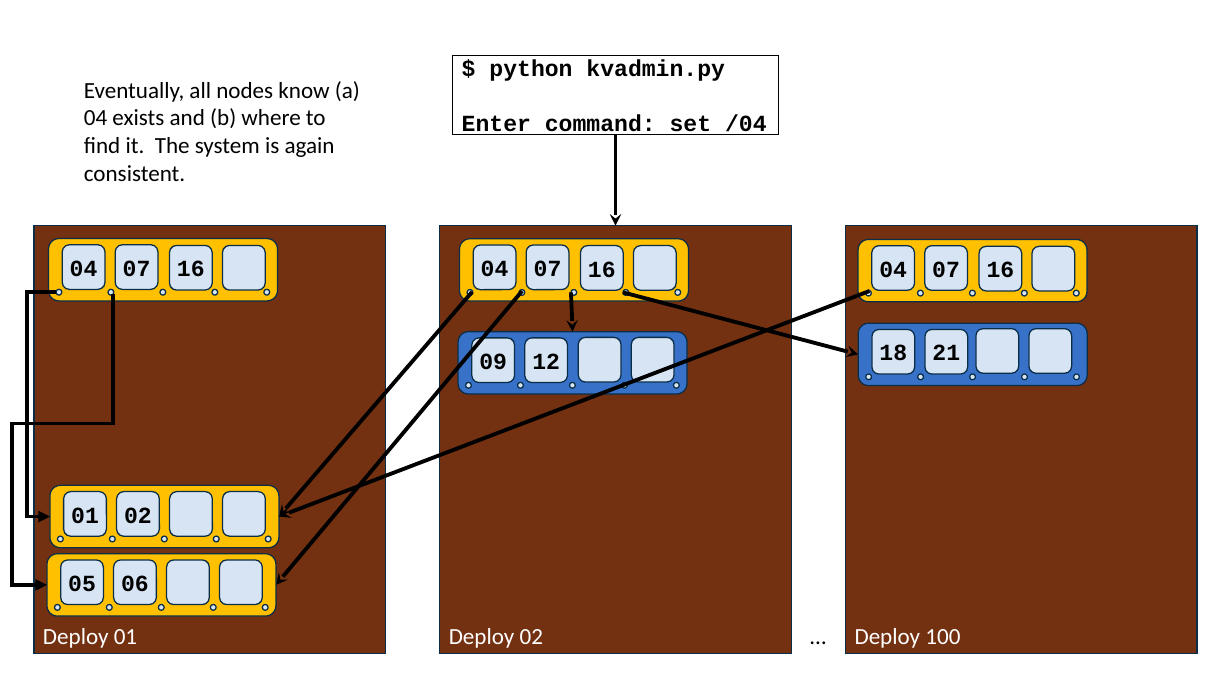
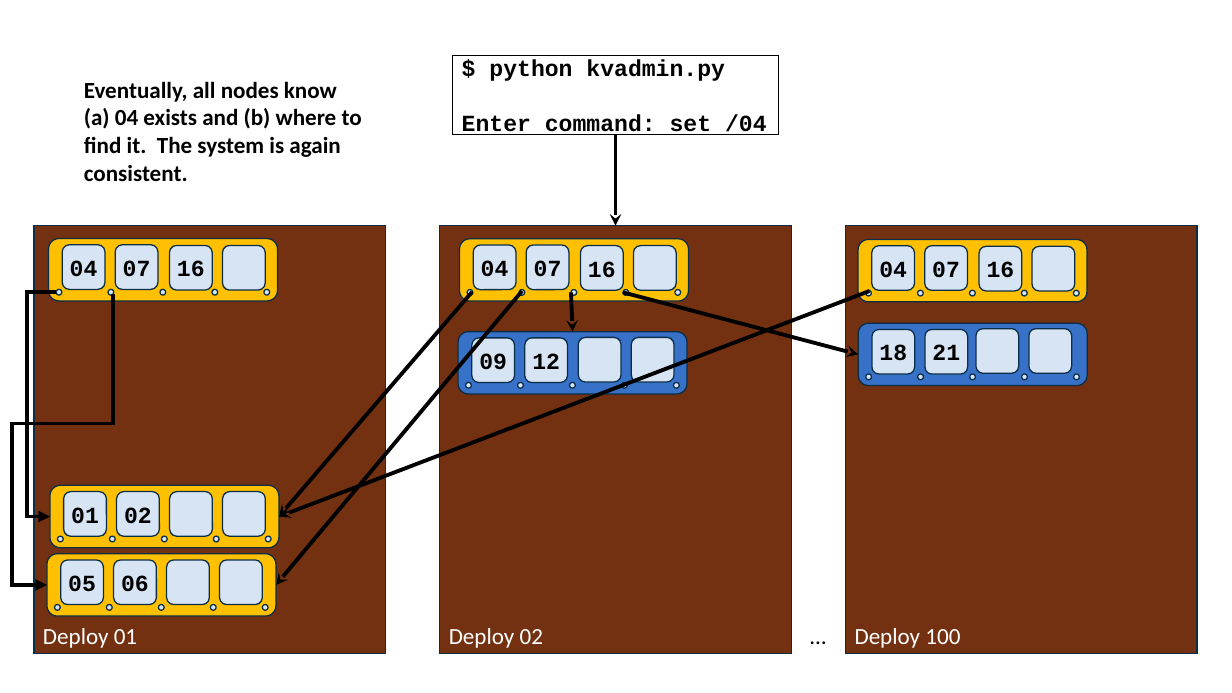
Before and after one commit to csev/pg4e, a slide deck: slide 28 of lectures/07-DenoKV.pptx (slide 29 before the commit). Drawn at 1232x693 pixels with LibreOffice and Linux fonts; fonts in the diff are those of the drawing. Boxes give left, top, right and bottom in pixels: in the first picture for what was removed or moved away, otherwise in the second. Text is boxed around its words. In the diff, an @@ line names an element or a change of style, - is before the commit and + after.

```diff
--- a/lectures/07-DenoKV.pptx
+++ b/lectures/07-DenoKV.pptx
@@ text "Eventually, all nodes know (a) ..." at bbox=[84, 81, 362, 181]: bold on @@
```
Also in this commit, not shown: 2 other slides changed, 9 slides added, 1 slide removed, 3 other files.
